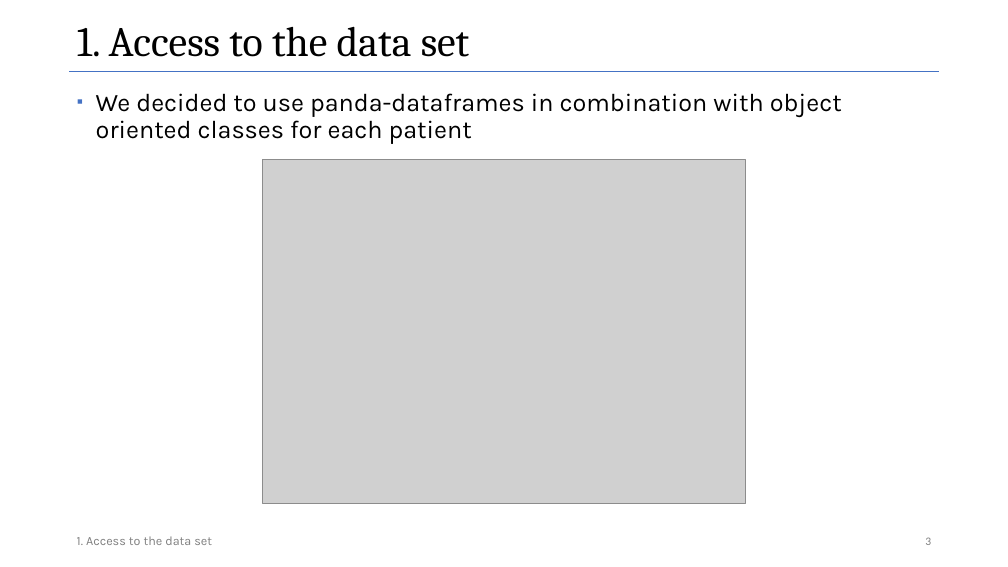
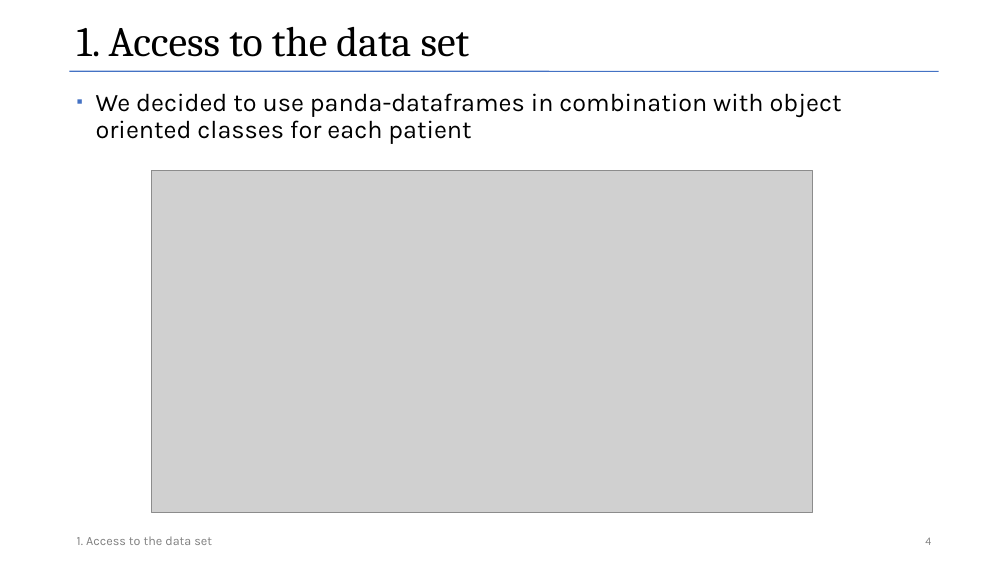
Before and after one commit to Data-Challenge-Team-8/data_challenge_team_8, a slide deck: slide 4 of presentation_task1/presentation_1_data_challenges_v02.pptx (slide 3 before the commit). Drawn at 1008x567 pixels with LibreOffice and Linux fonts; fonts in the diff are those of the drawing; grey boxes stand for pictures. Boxes give left, top, right and bottom in pixels: in the first picture for what was removed or moved away, otherwise in the second. Text is boxed around its words. In the diff, an @@ line names an element or a change of style, - is before the commit and + after.

Commit message:
Rework of Presentation (v2)
Added images folder for the presentation
Added statistics folder for excel files for reference

```diff
--- a/presentation_task1/presentation_1_data_challenges_v02.pptx
+++ b/presentation_task1/presentation_1_data_challenges_v02.pptx
@@ picture: place and size @@
-picture at [262,160,745,504]
+picture at [151,170,813,512]
@@ page number at [925,537,931,545]: text changed @@
-3
+4
```
Also in this commit, not shown: 8 other slides changed, 4 slides removed, 11 other files.
